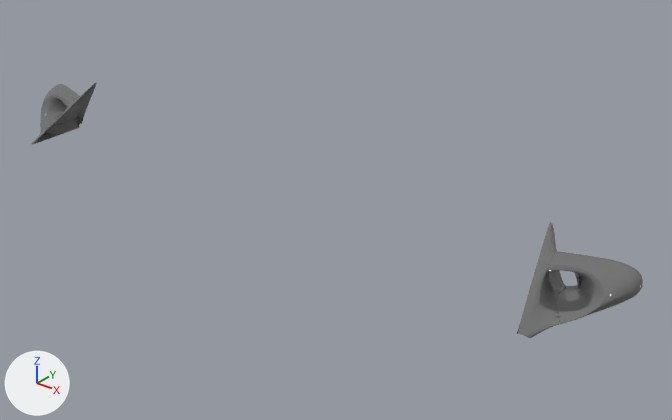
Two versions of the glTF model content/cars/nissan_rs13/mirrors_oemkouki.glb, one commit apart.
Both versions are drawn from a 50 mm lens placed at (1.406, -1.855, 1.593), pointed at (0.166, -0.306, 0.632). Arrows for +X, +Y and +Z are at lower left; the lights stay in place.

The first picture shows 'mirrors'.
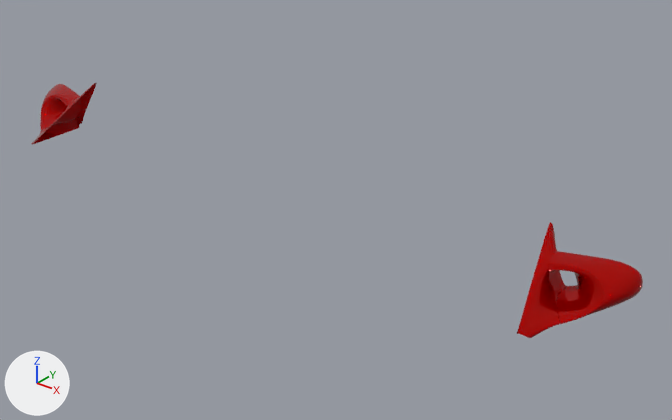
Edits to the bpy script that builds the scene:
```text
Change mat_paint:
    where n2 = _N.new('ShaderNodeMix'); n2.name = 'Mix'
    n2.inputs[7].default_value: (0.256, 0.256, 0.256, 1.0) -> (0.503, 0.0, 0.0, 1.0)  # 'B', grey #8a8a8a -> 'B', red #bc0000
```

What differs and where, as boxes (x1, y1, x2, y2) in the pictures (672 x 420 px):
'mirrors', surface changed (grey to red): (31, 83, 643, 338) in both
